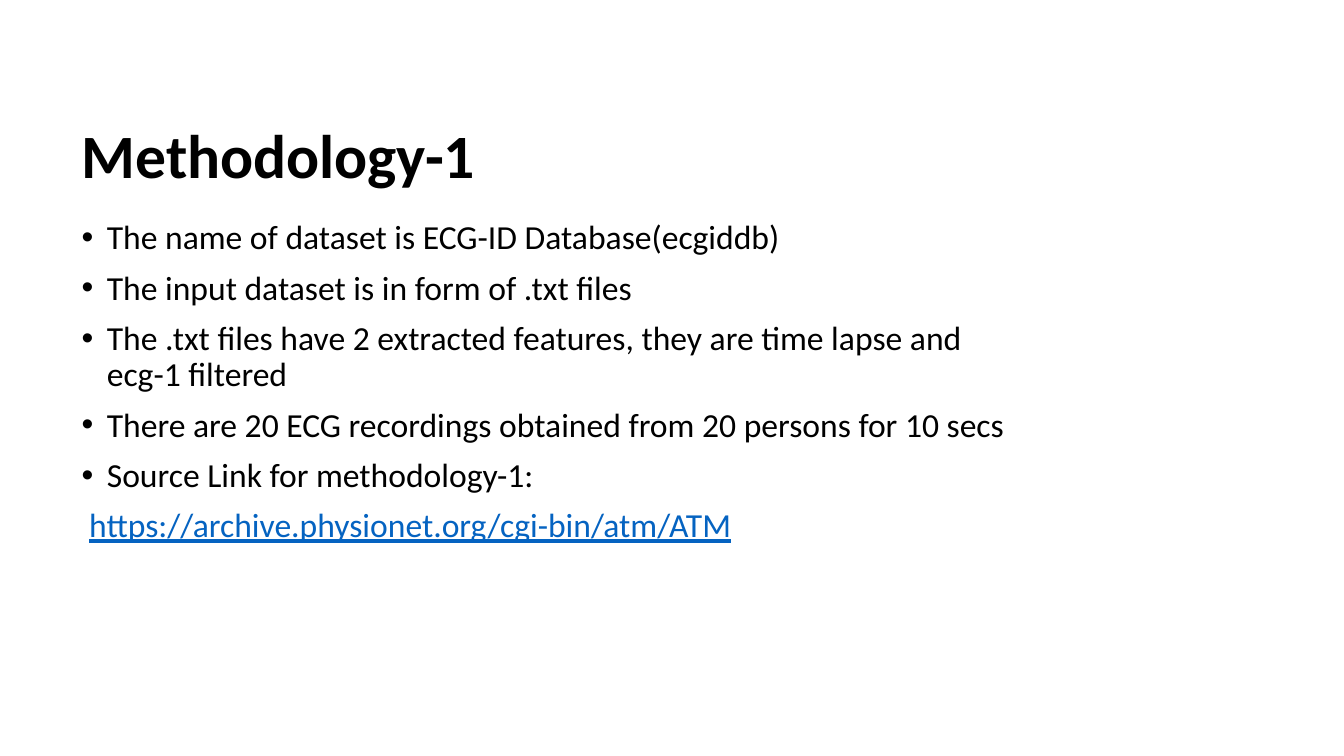
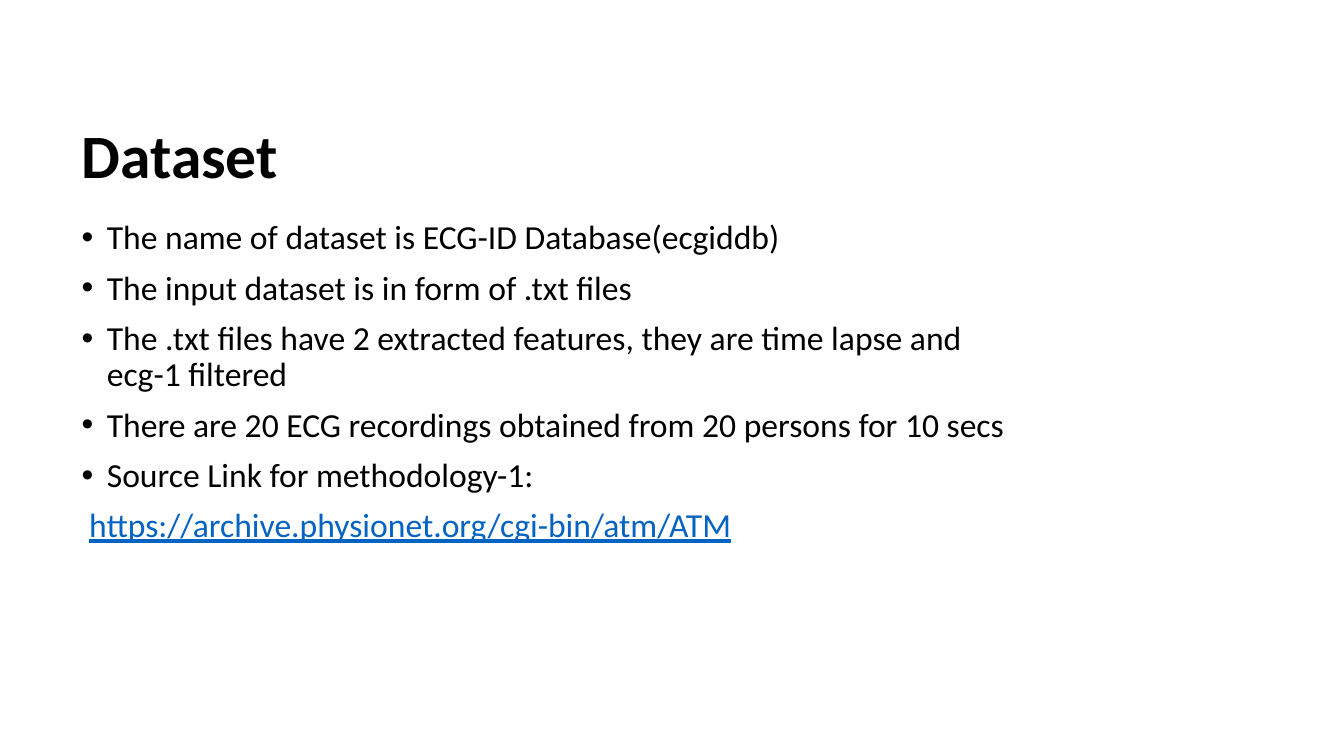
Before and after one commit to uma0441/TwoFactorAuthentication, a slide deck: slide 10 of Final.pptx. Drawn at 1344x756 pixels with LibreOffice and Linux fonts; fonts in the diff are those of the drawing. Boxes give left, top, right and bottom in pixels: in the first picture for what was removed or moved away, otherwise in the second. Text is boxed around its words. In the diff, an @@ line names an element or a change of style, - is before the commit and + after.

```diff
--- a/Final.pptx
+++ b/Final.pptx
@@ title at (x1=82, y1=138, x2=278, y2=179): text changed @@
-Methodology-1
+Dataset
```
Also in this commit, not shown: 3 other slides changed.
